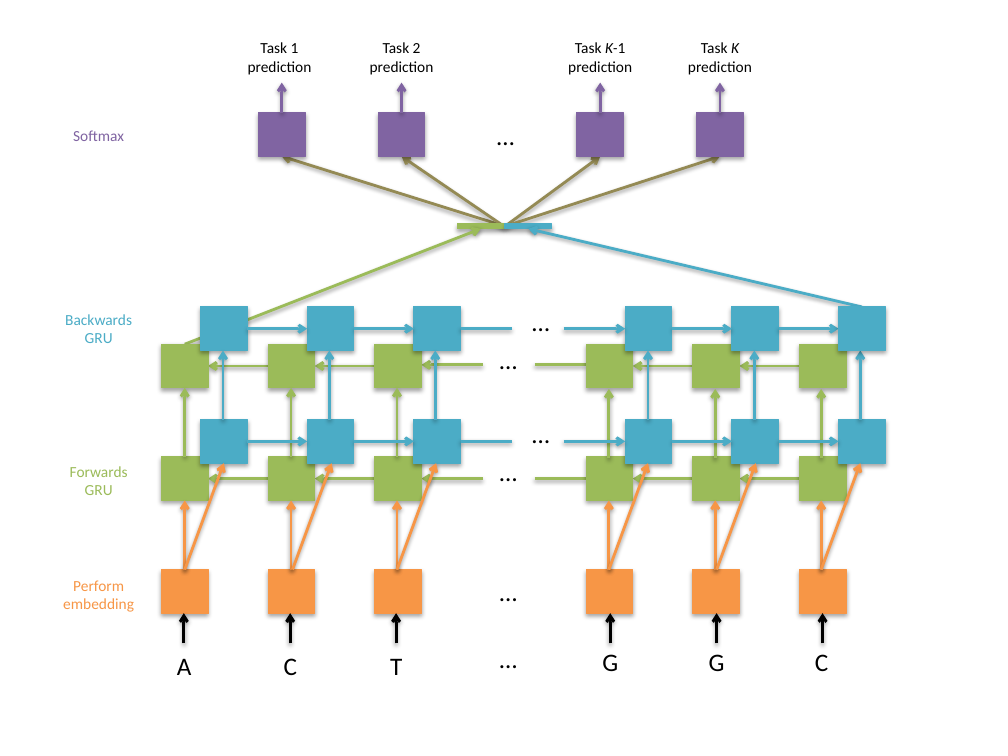
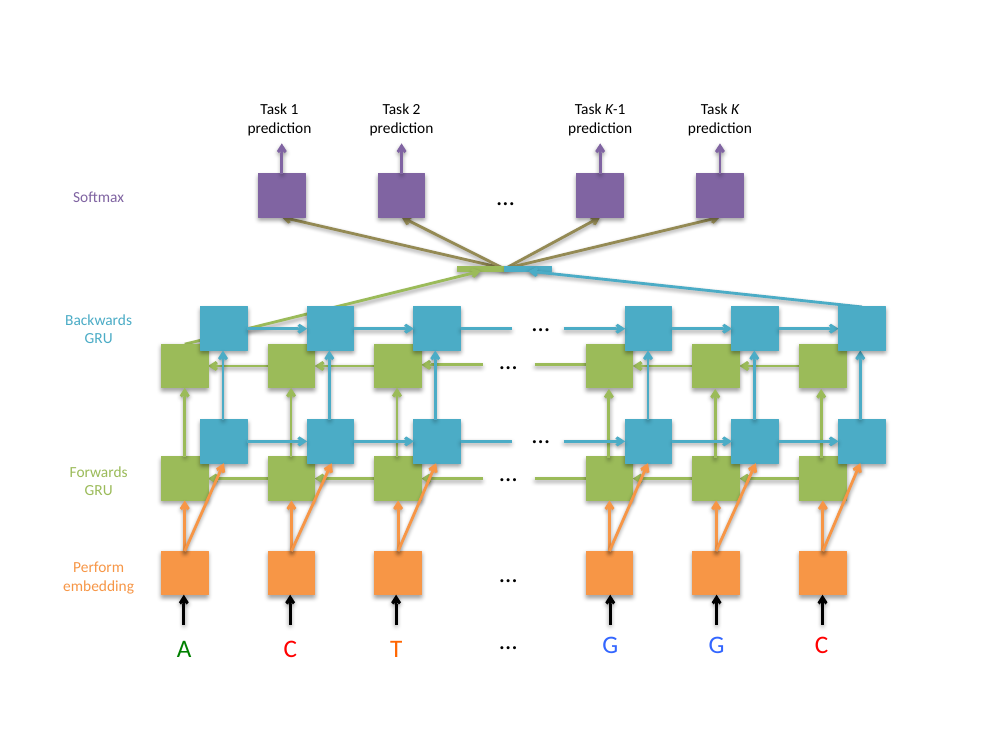
Before and after one commit to jessemzhang/deep_learning_genomics_nlp, a slide deck: slide 1 of project_deliverables/Figs.pptx. Drawn at 1008x756 pixels with LibreOffice and Linux fonts; fonts in the diff are those of the drawing. Boxes give left, top, right and bottom in pixels: in the first picture for what was removed or moved away, otherwise in the second. Text is boxed around its words. In the diff, an @@ line names an element or a change of style, - is before the commit and + after.

Commit message:
some edits to the writeup, started putting together poster

```diff
--- a/project_deliverables/Figs.pptx
+++ b/project_deliverables/Figs.pptx
@@ 6 texts, 4 rectangles, 4 arrows: place and size @@
-6 texts, 4 rectangles, 4 arrows at box(73, 42, 752, 156)
+6 texts, 4 rectangles, 4 arrows at box(73, 103, 752, 217)
@@ arrow moved from (505, 226) - (282, 156) to (505, 269) - (282, 217) @@
@@ arrow moved from (504, 226) - (401, 156) to (504, 269) - (401, 217) @@
@@ arrow moved from (505, 226) - (720, 156) to (505, 269) - (720, 217) @@
@@ arrow moved from (505, 226) - (600, 156) to (505, 269) - (600, 217) @@
@@ rectangle: place and size @@
-rectangle at box(458, 224, 504, 229)
+rectangle at box(458, 266, 504, 271)
@@ rectangle: place and size @@
-rectangle at box(505, 224, 551, 229)
+rectangle at box(505, 266, 551, 271)
@@ arrow moved from (184, 344) - (481, 229) to (184, 344) - (481, 271) @@
@@ arrow moved from (862, 307) - (528, 229) to (862, 307) - (528, 271) @@
@@ arrow moved from (184, 570) - (224, 464) to (184, 551) - (224, 464) @@
@@ arrow moved from (292, 570) - (332, 464) to (291, 551) - (332, 464) @@
@@ arrow moved from (397, 570) - (436, 464) to (398, 551) - (436, 464) @@
@@ arrow moved from (609, 570) - (648, 464) to (610, 551) - (648, 464) @@
@@ arrow moved from (717, 570) - (756, 464) to (717, 551) - (756, 464) @@
@@ arrow moved from (822, 570) - (860, 464) to (823, 551) - (860, 464) @@
@@ arrow moved from (184, 570) - (184, 500) to (184, 551) - (184, 500) @@
@@ arrow moved from (291, 570) - (291, 500) to (291, 551) - (291, 500) @@
@@ arrow moved from (397, 570) - (397, 500) to (398, 551) - (398, 500) @@
@@ arrow moved from (609, 570) - (609, 500) to (610, 551) - (610, 500) @@
@@ arrow moved from (716, 570) - (716, 500) to (717, 551) - (717, 500) @@
@@ arrow moved from (822, 570) - (822, 500) to (823, 551) - (823, 500) @@
@@ 9 texts, 6 rectangles, 6 arrows: place and size @@
-9 texts, 6 rectangles, 6 arrows at box(63, 570, 846, 678)
+9 texts, 6 rectangles, 6 arrows at box(63, 551, 846, 660)
@@ text "A" at box(177, 640, 192, 657): text colour #000000 to #008000 @@
@@ text "C" at box(284, 640, 297, 657): text colour #000000 to #FF0000 @@
@@ text "T" at box(390, 640, 402, 657): text colour #000000 to #FF6600 @@
@@ text "G" at box(602, 636, 618, 653): text colour #000000 to #3366FF @@
@@ text "G" at box(709, 636, 725, 653): text colour #000000 to #3366FF @@
@@ text "C" at box(815, 636, 828, 653): text colour #000000 to #FF0000 @@
```
Also in this commit, not shown: 3 other files.
